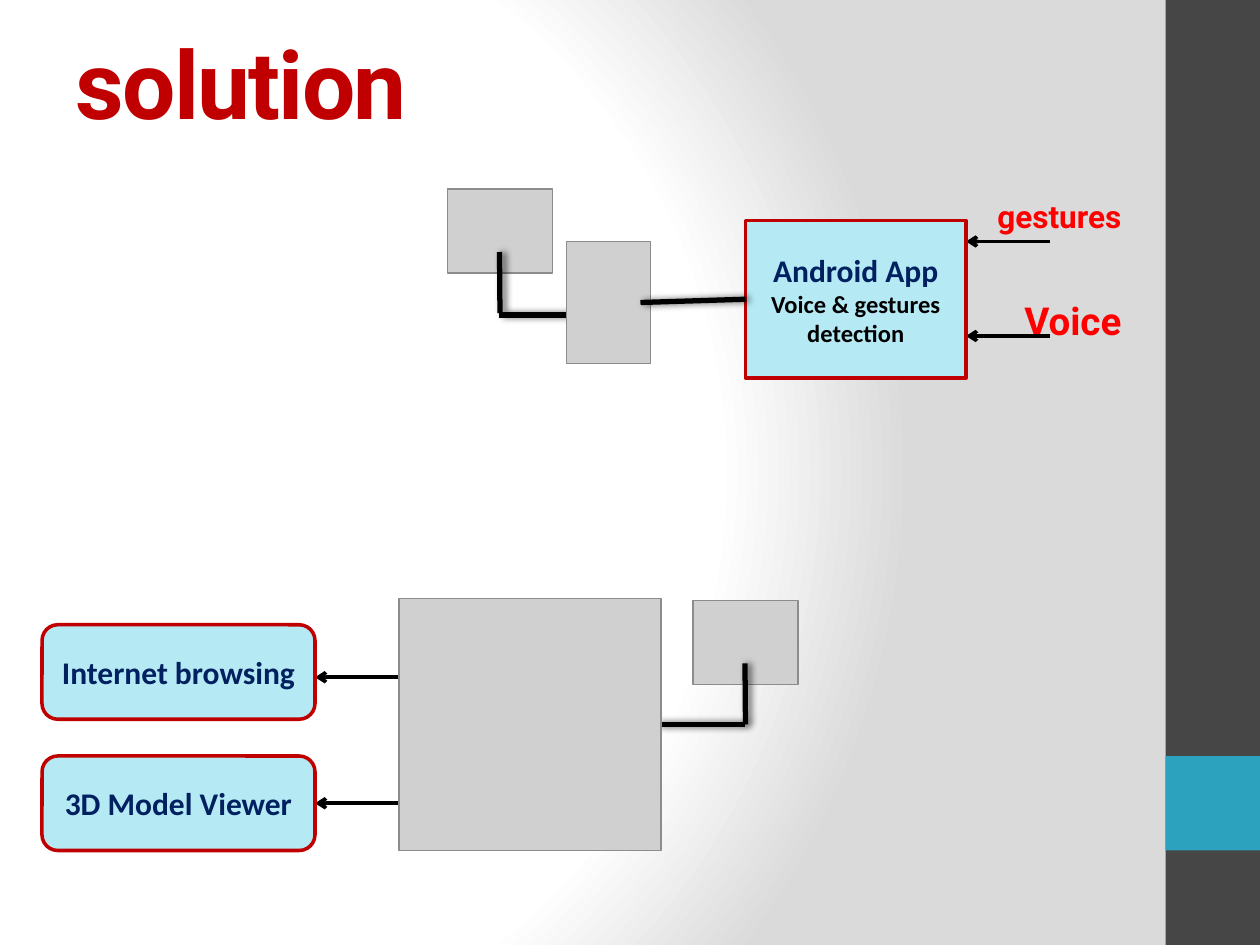
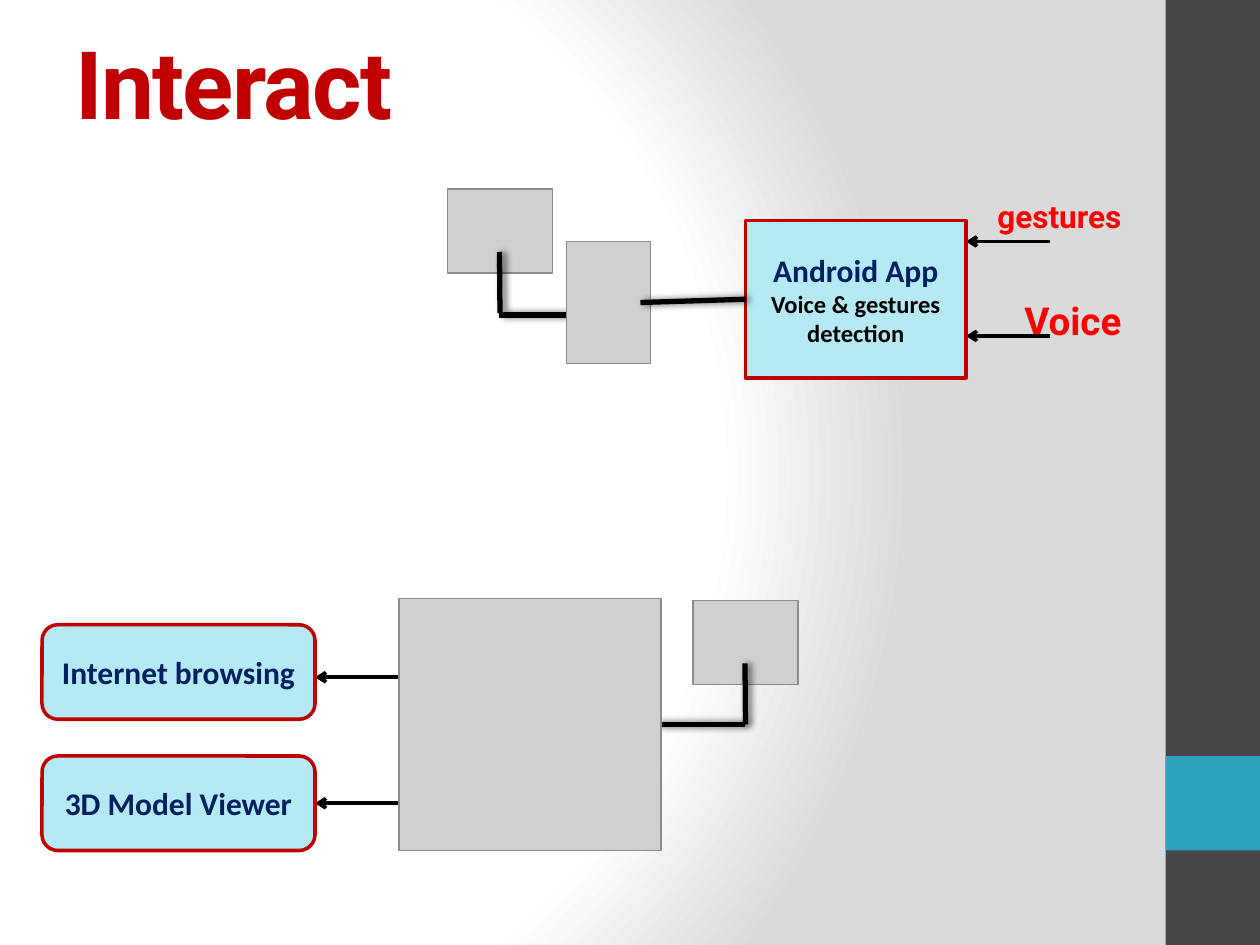
Before and after one commit to qinglong-nasa/Interact, a slide deck: slide 4 of QingLong.pptx. Drawn at 1260x945 pixels with LibreOffice and Linux fonts; fonts in the diff are those of the drawing; grey boxes stand for pictures. Boxes give left, top, right and bottom in pixels: in the first picture for what was removed or moved away, otherwise in the second. Text is boxed around its words. In the diff, an @@ line names an element or a change of style, - is before the commit and + after.

Commit message:
Slideshow commit : 2
Slideshow commit : 2

```diff
--- a/QingLong.pptx
+++ b/QingLong.pptx
@@ title at <box>76,51,392,120</box>: text changed @@
-solution
+Interact
```
